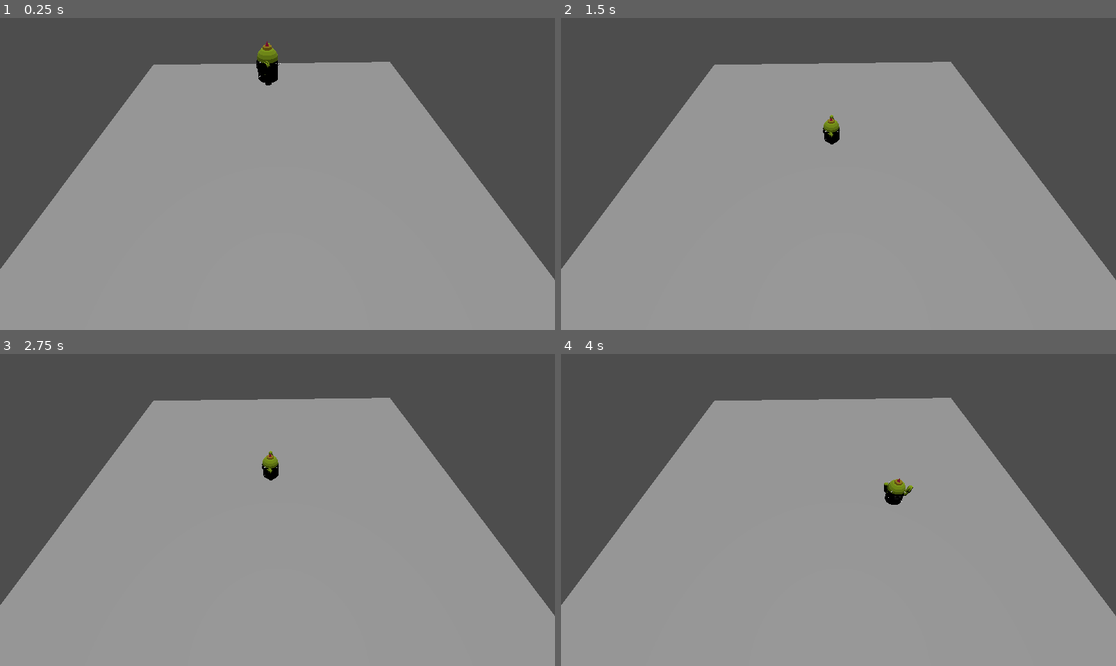
Above: before the commit, frames 1-4 (two rows, left to right).
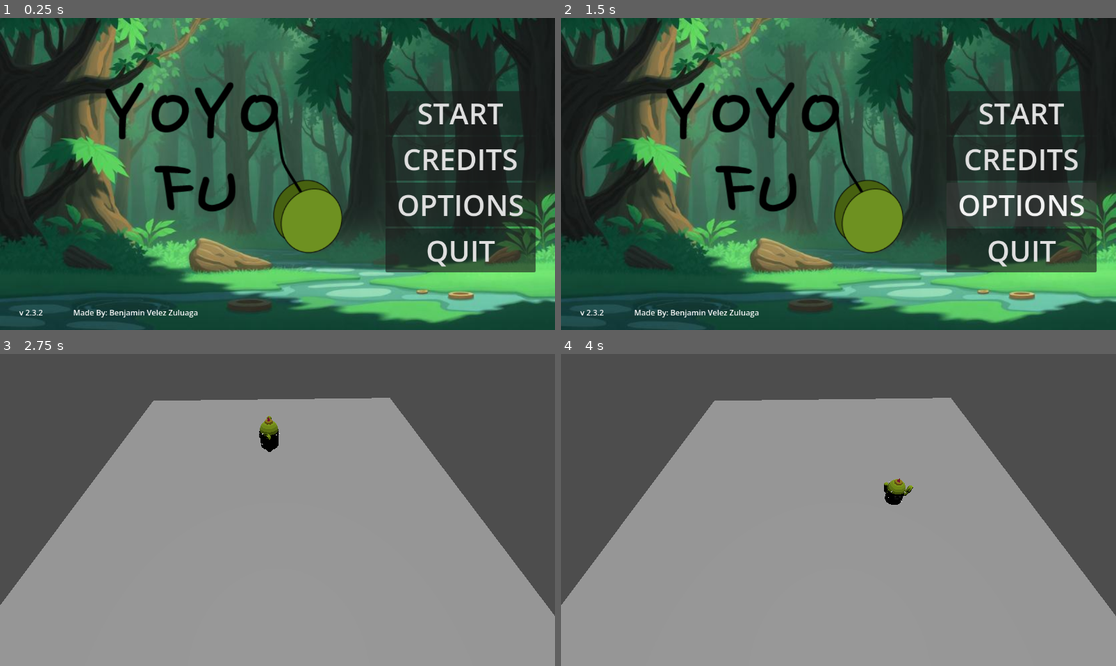
Above: after the commit, the same moments.

Repository: benvelzul/YOYO-FU
Game: Godot game, scene res://ui/menus/start_screen.tscn
Same seed, same stepped clock (60 frames per second), same inputs: the game is played once before the commit and once after it. Before the commit the project starts from res://maps/world.tscn.
Inputs (mouse positions are in pixels of both pictures, inside the frame that each line leads up to):
- Up to frame 1 (0.25 s): no input
- Up to frame 2 (1.5 s): click (1021, 158) at 0.5 s, where only the run after the commit has a clickable "CREDITS"; click (1021, 205) at 1.25 s, where only the run after the commit has a clickable "OPTIONS"
- Up to frame 3 (2.75 s): click (460, 447) at 2 s, where only the run after the commit has a clickable "START"
- Up to frame 4 (4 s): hold Right (ui_right) 2.78-3.53 s; hold Down (ui_down) from 3.53 s (still down)

The runs differ from the first frame. In frame 1, 99% of the frame differs, in the area x 0-100%, y 0-100%; in frame 2, 99%; in frame 3, 0.5%; in frame 4, less than 0.1%.

Commit message:
Add start screen scene, script, and assets
Introduce a new start screen: add start_screen.tscn (MainMenu) with background and logo sprites, labels for author/version, a MarginContainer/VBox layout with START/OPTIONS/QUIT buttons, and signal connections for start and quit. Add start_screen.gd (and its .uid) implementing _on_start_btn_pressed (changes to res://maps/world.tscn) and _on_quit_btn_pressed (quits the game). Add two image assets (JPEG and PNG) and their Godot .import metadata. Update project.godot to point run/main_scene to the new scene UID.

Diff:
--- a/yoyo-fu-v-2/project.godot
+++ b/yoyo-fu-v-2/project.godot
@@ -11,7 +11,7 @@
 [application]
 
 config/name="YOYO FU V2"
-run/main_scene="uid://d2o3ckqpw25d1"
+run/main_scene="uid://dacd5xa0ms4l0"
 config/features=PackedStringArray("4.6", "Forward Plus")
 
 [physics]
--- /dev/null
+++ b/yoyo-fu-v-2/ui/menus/start_screen.gd
@@ -0,0 +1,9 @@
+extends Control
+
+func _on_start_btn_pressed() -> void:
+	# Replace the path below with the actual file path to your game level scene
+	get_tree().change_scene_to_file("res://maps/world.tscn")
+
+func _on_quit_btn_pressed() -> void:
+	# This closes the game application entirely
+	get_tree().quit()
--- a/yoyo-fu-v-2/ui/menus/start_screen.tscn
+++ b/yoyo-fu-v-2/ui/menus/start_screen.tscn
@@ -1,45 +1,74 @@
 [gd_scene format=3 uid="uid://dacd5xa0ms4l0"]
 
-[node name="Control" type="Control" unique_id=1086042959]
+[ext_resource type="Script" uid="uid://bhfljy2u41gno" path="res://ui/menus/start_screen.gd" id="1_636ql"]
+[ext_resource type="Texture2D" uid="uid://csir1kk58q35i" path="res://assets/images/4840e9fe-1b55-47fd-8b3f-ef5ee7f1ba35.jpg" id="2_kovee"]
+[ext_resource type="Texture2D" uid="uid://b2rq5175knef6" path="res://assets/images/logo 1 - yoyo fu.png" id="3_sfkug"]
+
+[node name="MainMenu" type="Control" unique_id=1086042959]
 layout_mode = 3
 anchors_preset = 15
 anchor_right = 1.0
 anchor_bottom = 1.0
 grow_horizontal = 2
 grow_vertical = 2
+script = ExtResource("1_636ql")
 
-[node name="QuitBTN" type="Button" parent="." unique_id=592828956]
+[node name="BG" type="Sprite2D" parent="." unique_id=1828182530]
+position = Vector2(576, 323.99997)
+scale = Vector2(1.3846153, 1.4464285)
+texture = ExtResource("2_kovee")
+
+[node name="Logo1YoyoFu" type="Sprite2D" parent="." unique_id=296083625]
+position = Vector2(400, 296.00003)
+scale = Vector2(1.4225225, 1.3421053)
+texture = ExtResource("3_sfkug")
+offset = Vector2(1, 1)
+
+[node name="MadeBy" type="Label" parent="." unique_id=1828599128]
 layout_mode = 0
-offset_left = 808.0
-offset_top = 440.0
-offset_right = 960.0
-offset_bottom = 531.0
+offset_left = 152.0
+offset_top = 600.0
+offset_right = 424.0
+offset_bottom = 624.0
+text = "Made By: Benjamin Velez Zuluaga"
+
+[node name="Version" type="Label" parent="." unique_id=1529234201]
+layout_mode = 0
+offset_left = 40.0
+offset_top = 600.0
+offset_right = 96.0
+offset_bottom = 624.0
+text = "v 2.3.2"
+
+[node name="MarginContainer" type="MarginContainer" parent="." unique_id=516901213]
+layout_mode = 0
+offset_left = 800.0
+offset_top = 152.0
+offset_right = 1112.0
+offset_bottom = 536.0
+
+[node name="VBoxContainer" type="VBoxContainer" parent="MarginContainer" unique_id=536291396]
+layout_mode = 2
+
+[node name="StartBTN" type="Button" parent="MarginContainer/VBoxContainer" unique_id=522650795]
+layout_mode = 2
+theme_override_font_sizes/font_size = 60
+text = "START"
+
+[node name="CreditsBTN" type="Button" parent="MarginContainer/VBoxContainer" unique_id=1221606046]
+layout_mode = 2
+theme_override_font_sizes/font_size = 60
+text = "CREDITS"
+
+[node name="OptionsBTN" type="Button" parent="MarginContainer/VBoxContainer" unique_id=866871578]
+layout_mode = 2
+theme_override_font_sizes/font_size = 60
+text = "OPTIONS"
+
+[node name="QuitBTN" type="Button" parent="MarginContainer/VBoxContainer" unique_id=592828956]
+layout_mode = 2
 theme_override_font_sizes/font_size = 60
 text = "QUIT"
 
-[node name="OptionsBTN" type="Button" parent="." unique_id=866871578]
-layout_mode = 0
-offset_left = 808.0
-offset_top = 200.0
-offset_right = 1080.0
-offset_bottom = 291.0
-theme_override_font_sizes/font_size = 60
-text = "OPTIONS"
-
-[node name="CreditsBTN" type="Button" parent="." unique_id=1221606046]
-layout_mode = 0
-offset_left = 808.0
-offset_top = 320.0
-offset_right = 1055.0
-offset_bottom = 411.0
-theme_override_font_sizes/font_size = 60
-text = "CREDITS"
-
-[node name="StartBTN" type="Button" parent="." unique_id=522650795]
-layout_mode = 0
-offset_left = 808.0
-offset_top = 72.0
-offset_right = 995.0
-offset_bottom = 163.0
-theme_override_font_sizes/font_size = 60
-text = "START"
+[connection signal="pressed" from="MarginContainer/VBoxContainer/StartBTN" to="." method="_on_start_btn_pressed"]
+[connection signal="pressed" from="MarginContainer/VBoxContainer/QuitBTN" to="." method="_on_quit_btn_pressed"]
Binary file added: yoyo-fu-v-2/assets/images/4840e9fe-1b55-47fd-8b3f-ef5ee7f1ba35.jpg
Not shown, added: yoyo-fu-v-2/assets/images/4840e9fe-1b55-47fd-8b3f-ef5ee7f1ba35.jpg.import
Binary file added: yoyo-fu-v-2/assets/images/logo 1 - yoyo fu.png
Not shown, added: yoyo-fu-v-2/assets/images/logo 1 - yoyo fu.png.import
Not shown, added: yoyo-fu-v-2/ui/menus/start_screen.gd.uid
